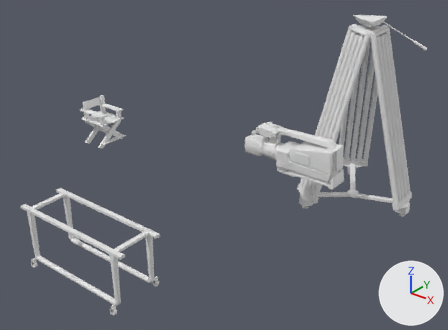
What one commit did to the Blender file studio_assety.blend.
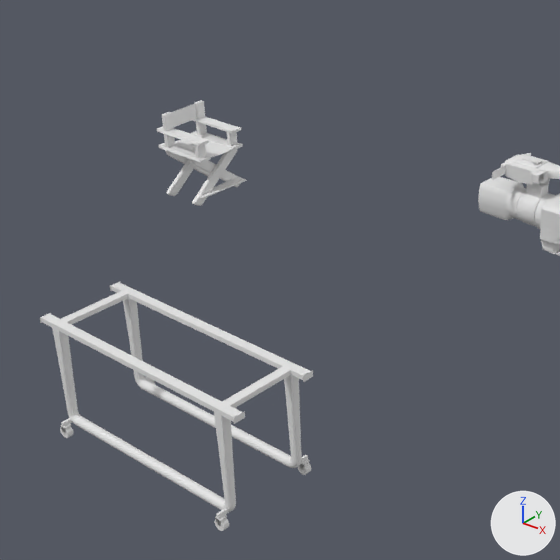
There are two pictures of each version: one whole from a 50 mm camera at (5.66, -8.17, 4.45) aimed at (-0.1, -0.97, -0.02), one close up on the part from 0% to 64% of the width and 13% to 100% of the height. Lighting does not change. The marker at lower right points along +X, +Y and +Z.

In view in the first close-up: 'kamera', 'krzeselko', 'wieszaki'.
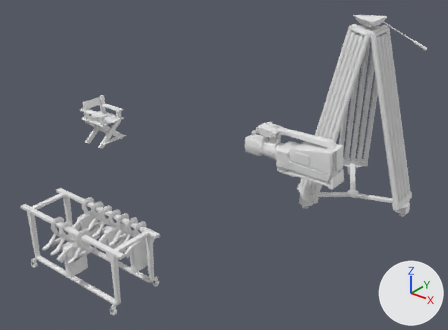
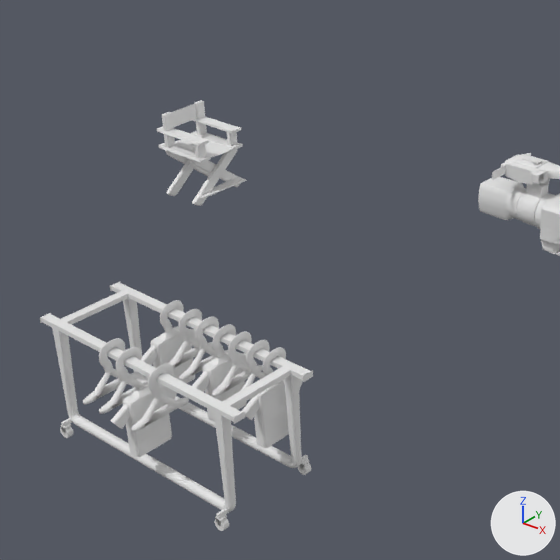
What differs and where, as boxes (x1, y1, x2, y2) in the close-ups (560 x 560 px):
'koszulka.003', added: after (111, 382, 177, 457)
'koszulka', added: after (241, 379, 303, 448)
'koszulka.001', added: after (192, 352, 247, 422)
'koszulka.002', added: after (141, 326, 196, 384)
'wieszak.007', added: after (131, 363, 189, 432)
'wieszak.008', added: after (83, 338, 140, 404)
'wieszak.009', added: after (99, 347, 148, 414)
'wieszak', added: after (212, 331, 263, 397)
'wieszak.006', added: after (179, 316, 228, 380)
'wieszak.005', added: after (169, 309, 213, 368)
'wieszak.002', added: after (241, 340, 270, 390)
'wieszak.003', added: after (212, 324, 243, 363)
'wieszak.004', added: after (160, 300, 192, 338)
'wieszak.001', added: after (263, 347, 286, 376)

Patch to the scene script:
```diff
--- a/studio_assety.blend.py
+++ b/studio_assety.blend.py
@@ me_cylinder_011 @@
+me_cylinder_011.from_pydata(...)  # 1120 vertices, 1069 faces; spans x -0.202..-0.142, y -0.302..0.212, z -0.52..-0.123
+me_cylinder_011.polygons.foreach_set('use_smooth', [True] * 1069)
@@ me_cylinder_010 @@
+me_cylinder_010.from_pydata(...)  # 1120 vertices, 1069 faces; spans x -0.395..-0.334, y -0.302..0.212, z -0.52..-0.123
+me_cylinder_010.polygons.foreach_set('use_smooth', [True] * 1069)
@@ me_cube_005 @@
+me_cube_005.from_pydata(...)  # 326 vertices, 620 faces; spans x -0.003..0.118, y -0.299..0.299, z -0.445..0.048
@@ me_cylinder_006 @@
+me_cylinder_006.from_pydata(...)  # 1120 vertices, 1069 faces; spans x -0.023..0.023, y -0.302..0.212, z -0.52..-0.123
+me_cylinder_006.polygons.foreach_set('use_smooth', [True] * 1069)
@@ ob_wieszak_009 @@
+ob_wieszak_009 = bpy.data.objects.new('wieszak.009', me_cylinder_011)
+ob_wieszak_009.location = (-0.661, -3.654, 0.0)
@@ ob_wieszak_008 @@
+ob_wieszak_008 = bpy.data.objects.new('wieszak.008', me_cylinder_010)
+ob_wieszak_008.location = (-0.661, -3.654, 0.0)
@@ ob_koszulka_003 @@
+ob_koszulka_003 = bpy.data.objects.new('koszulka.003', me_cube_005)
+ob_koszulka_003.location = (-0.693, -3.696, -0.408)
@@ ob_wieszak_007 @@
+ob_wieszak_007 = bpy.data.objects.new('wieszak.007', me_cylinder_010.copy())
+ob_wieszak_007.location = (-0.107, -3.654, 0.0)
@@ ob_wieszak_006 @@
+ob_wieszak_006 = bpy.data.objects.new('wieszak.006', me_cylinder_011.copy())
+ob_wieszak_006.location = (-0.554, -2.997, 0.0)
@@ ob_wieszak_005 @@
+ob_wieszak_005 = bpy.data.objects.new('wieszak.005', me_cylinder_010.copy())
+ob_wieszak_005.location = (-0.554, -2.997, 0.0)
@@ ob_koszulka_002 @@
+ob_koszulka_002 = bpy.data.objects.new('koszulka.002', me_cube_005.copy())
+ob_koszulka_002.location = (-1.186, -3.039, -0.408)
@@ ob_wieszak_004 @@
+ob_wieszak_004 = bpy.data.objects.new('wieszak.004', me_cylinder_006)
+ob_wieszak_004.location = (-1.134, -2.997, 0.0)
@@ ob_koszulka_001 @@
+ob_koszulka_001 = bpy.data.objects.new('koszulka.001', me_cube_005.copy())
+ob_koszulka_001.location = (-0.587, -3.039, -0.408)
@@ ob_wieszak_003 @@
+ob_wieszak_003 = bpy.data.objects.new('wieszak.003', me_cylinder_006.copy())
+ob_wieszak_003.location = (-0.535, -2.997, 0.0)
@@ ob_koszulka @@
+ob_koszulka = bpy.data.objects.new('koszulka', me_cube_005.copy())
+ob_koszulka.location = (-0.052, -3.039, -0.408)
@@ ob_wieszak_002 @@
+ob_wieszak_002 = bpy.data.objects.new('wieszak.002', me_cylinder_011.copy())
+ob_wieszak_002.location = (0.0, -2.997, 0.0)
@@ ob_wieszak_001 @@
+ob_wieszak_001 = bpy.data.objects.new('wieszak.001', me_cylinder_006.copy())
+ob_wieszak_001.location = (0.0, -2.997, 0.0)
@@ ob_wieszak @@
+ob_wieszak = bpy.data.objects.new('wieszak', me_cylinder_010.copy())
+ob_wieszak.location = (0.0, -2.997, 0.0)
```
